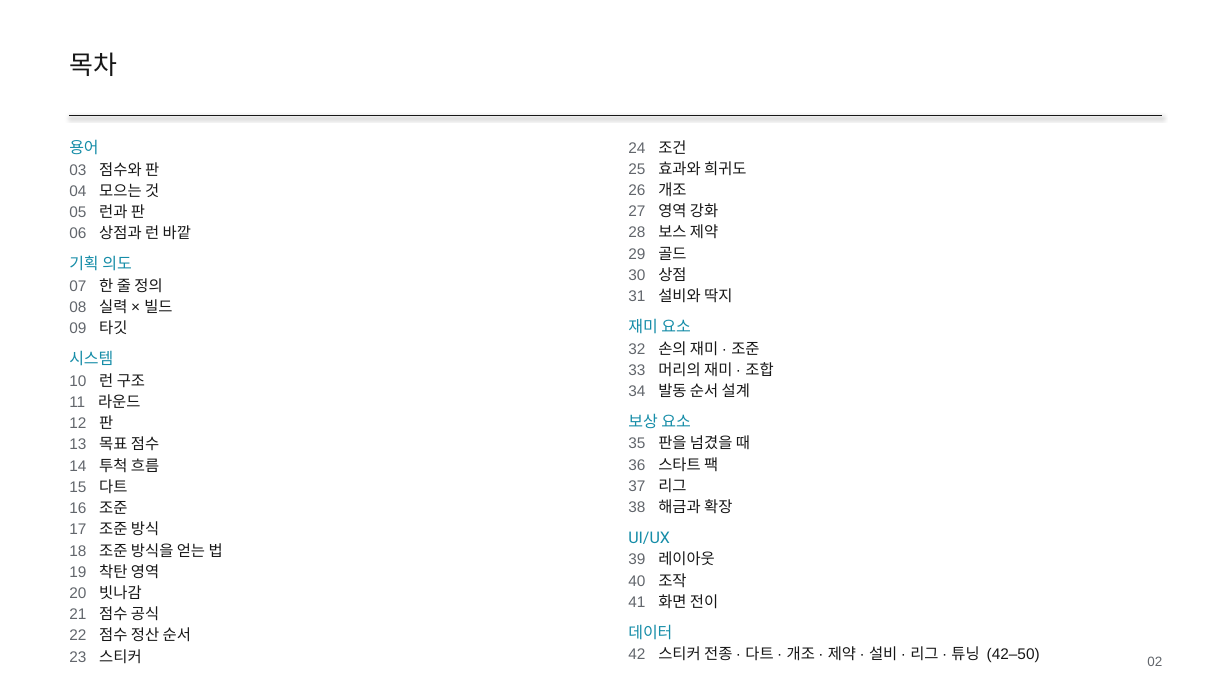
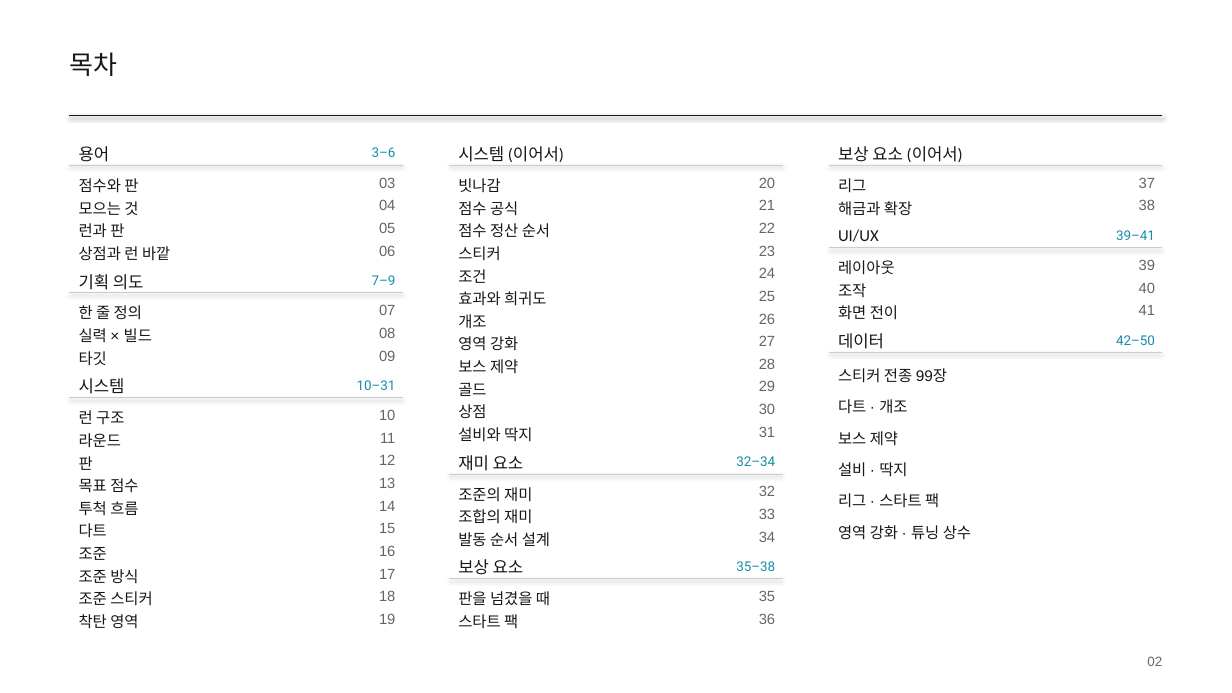
Before and after one commit to GGbong69/test-03, a slide deck: slide 2 of docs/HIGHTONE_기획서.pptx. Drawn at 1232x693 pixels with LibreOffice and Linux fonts; fonts in the diff are those of the drawing. Boxes give left, top, right and bottom in pixels: in the first picture for what was removed or moved away, otherwise in the second. Text is boxed around its words. In the diff, an @@ line names an element or a change of style, - is before the commit and + after.

```diff
--- a/docs/HIGHTONE_기획서.pptx
+++ b/docs/HIGHTONE_기획서.pptx
@@ text removed at box(69, 139, 223, 642) @@
-용어
-03 점수와 판
-04 모으는 것
-05 런과 판
-06 상점과 런 바깥
-기획 의도
-07 한 줄 정의
-08 실력 × 빌드
-09 타깃
-시스템
-10 런 구조
-11 라운드
-12 판
-13 목표 점수
-14 투척 흐름
-15 다트
-16 조준
-17 조준 방식
-18 조준 방식을 얻는 법
-19 착탄 영역
-20 빗나감
-21 점수 공식
-22 점수 정산 순서
-23 스티커
@@ table added at box(69, 135, 403, 633), 20 rows, 2 columns @@
+용어 | 3–6
+점수와 판 | 03
+모으는 것 | 04
+런과 판 | 05
+상점과 런 바깥 | 06
+기획 의도 | 7–9
+한 줄 정의 | 07
+실력 × 빌드 | 08
+타깃 | 09
+시스템 | 10–31
+런 구조 | 10
+라운드 | 11
+판 | 12
+목표 점수 | 13
+투척 흐름 | 14
+다트 | 15
+조준 | 16
+조준 방식 | 17
+조준 스티커 | 18
+착탄 영역 | 19
@@ table added at box(449, 135, 783, 632), 20 rows, 2 columns @@
+시스템 (이어서) | 
+빗나감 | 20
+점수 공식 | 21
+점수 정산 순서 | 22
+스티커 | 23
+조건 | 24
+효과와 희귀도 | 25
+개조 | 26
+영역 강화 | 27
+보스 제약 | 28
+골드 | 29
+상점 | 30
+설비와 딱지 | 31
+재미 요소 | 32–34
+조준의 재미 | 32
+조합의 재미 | 33
+발동 순서 설계 | 34
+보상 요소 | 35–38
+판을 넘겼을 때 | 35
+스타트 팩 | 36
@@ text removed at box(628, 140, 1040, 663) @@
-24 조건
-25 효과와 희귀도
-26 개조
-27 영역 강화
-28 보스 제약
-29 골드
-30 상점
-31 설비와 딱지
-재미 요소
-32 손의 재미 · 조준
-33 머리의 재미 · 조합
-34 발동 순서 설계
-보상 요소
-35 판을 넘겼을 때
-36 스타트 팩
-37 리그
-38 해금과 확장
-UI/UX
-39 레이아웃
-40 조작
-41 화면 전이
-데이터
-42 스티커 전종 · 다트 · 개조 · 제약 · 설비 · 리그 · 튜닝 (42–50)
@@ table added at box(829, 135, 1163, 544), 14 rows, 2 columns @@
+보상 요소 (이어서) | 
+리그 | 37
+해금과 확장 | 38
+UI/UX | 39–41
+레이아웃 | 39
+조작 | 40
+화면 전이 | 41
+데이터 | 42–50
+스티커 전종 99장 | 
+다트 · 개조 | 
+보스 제약 | 
+설비 · 딱지 | 
+리그 · 스타트 팩 | 
+영역 강화 · 튜닝 상수 | 
@@ line added from (69, 165) to (403, 165), #C9CCD0 0.75 pt @@
@@ line added from (449, 165) to (783, 165), #C9CCD0 0.75 pt @@
@@ line added from (829, 165) to (1163, 165), #C9CCD0 0.75 pt @@
@@ line added from (829, 248) to (1163, 248), #C9CCD0 0.75 pt @@
@@ line added from (69, 293) to (403, 293), #C9CCD0 0.75 pt @@
@@ line added from (829, 352) to (1163, 352), #C9CCD0 0.75 pt @@
@@ line added from (69, 397) to (403, 397), #C9CCD0 0.75 pt @@
@@ line added from (449, 474) to (783, 474), #C9CCD0 0.75 pt @@
@@ line added from (449, 579) to (783, 579), #C9CCD0 0.75 pt @@
```
Also in this commit, not shown: 18 other slides changed, 3 other files.
